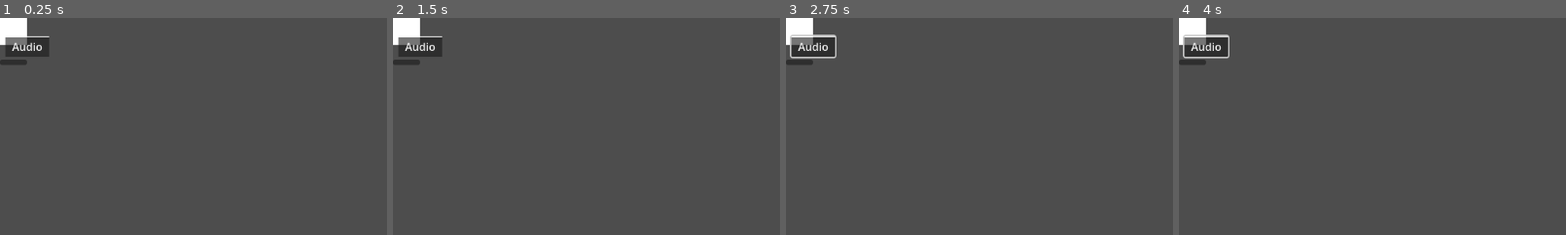
Above: before the commit, frames 1-4 (left to right).
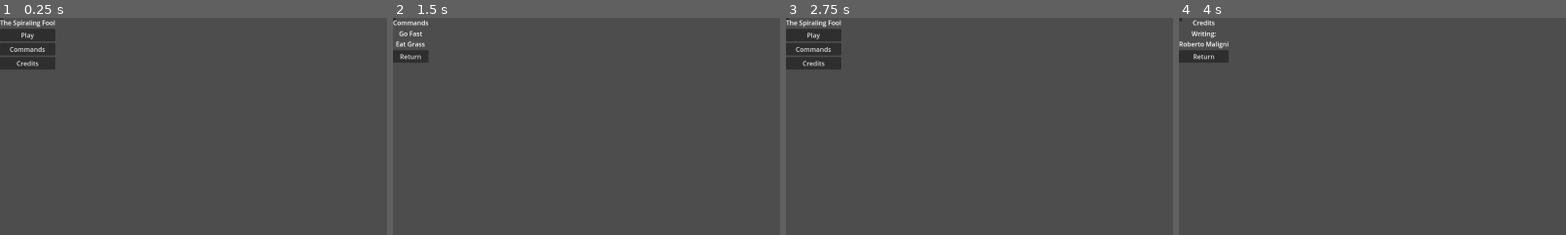
Above: after the commit, the same moments.

Repository: OscarPindaro/BossRushJam2025
Game: Godot game, scene res://scenes/controller/base_controller.tscn
Same seed, same stepped clock (60 frames per second), same inputs: the game is played once before the commit and once after it.
Inputs (mouse positions are % of the whole screen's width and height, from its top left; square brackets give the same spot before the commit, where the layout moved):
- Up to frame 1 (0.25 s): no input
- Up to frame 2 (1.5 s): click (0, 0) [0, 1] at 0.5 s; click (4, 7) at 1.25 s, where only the run after the commit has a clickable "Commands"
- Up to frame 3 (2.75 s): click (2, 9) at 2 s, where only the run after the commit has a clickable "Return"
- Up to frame 4 (4 s): click (4, 10) at 2.75 s, where only the run after the commit has a clickable "Credits"; tap Enter at 3.5 s; move the mouse to (72, 45) at 3.52 s
The pictures show only the part of the screen within x 0-50%, y 0-50%; the shares and areas given below are measured in that part.

The runs differ from the first frame. In frame 1, 2.3% of the frame differs, in the area x 0-15%, y 0-24%; in frame 2, 1.7%; in frame 3, 2.4%; in frame 4, 1.8%.
Error before the commit: Invalid assignment of property or key 'text' with value of type 'String' on a base object of type 'null instance'. (res://scenes/menu/buttons/AudioSlider/audio…

Commit message:
prima versione funzionante

Diff:
--- a/project.godot
+++ b/project.godot
@@ -15,6 +15,11 @@
 config/features=PackedStringArray("4.3", "GL Compatibility")
 config/icon="res://icon.svg"
 
+[display]
+
+window/size/viewport_width=1920
+window/size/viewport_height=1080
+
 [rendering]
 
 renderer/rendering_method="gl_compatibility"
--- a/scenes/controller/scene_dock.gd
+++ b/scenes/controller/scene_dock.gd
@@ -16,9 +16,15 @@
 	pass
 
 func _on_next_scene(game_scene: PackedScene) -> void:
-	var instance = game_scene.instantiate()
 
-	instance._next_scene.connect(_on_next_scene)
+	var instance
+	print(game_scene)
+	if game_scene != null:
+		instance = game_scene.instantiate()
+	else:
+		instance = first_scene.instantiate()
+
+	instance.next_scene.connect(_on_next_scene)
 
 	if instance.is_in_group("level"):
 		emit_signal("level_started")
--- a/scenes/menu/main_menu/main_menu.gd
+++ b/scenes/menu/base_menu.gd
@@ -1,10 +1,10 @@
 extends Control
+class_name BaseMenu
 
 signal next_scene(game_scene: PackedScene)
 
 # Called when the node enters the scene tree for the first time.
 func _ready() -> void:
-	print_tree()
 	pass # Replace with function body.
 
 
@@ -14,4 +14,5 @@
 
 
 func _on_next_scene(game_scene: PackedScene) -> void:
+
 	emit_signal("next_scene", game_scene)
--- a/scenes/menu/buttons/AudioSlider/audio_slider.gd
+++ b/scenes/menu/buttons/AudioSlider/audio_slider.gd
@@ -7,9 +7,14 @@
 
 # Called when the node enters the scene tree for the first time.
 func _ready() -> void:
-	$LabelContainer/Label.text = label_text
+	if label_text != null and !label_text.is_empty():
+		$LabelContainer/Label.text = label_text
+	else:
+		$LabelContainer/Label.text = name
 	bus_index = AudioServer.get_bus_index(bus_name)
-	$Volume.value = db_to_linear(AudioServer.get_bus_volume_db(bus_index))
+	print (bus_index)
+	print
+	$SliderContainer/Volume.value = db_to_linear(AudioServer.get_bus_volume_db(bus_index))
 
 
 # Called every frame. 'delta' is the elapsed time since the previous frame.
@@ -18,12 +23,12 @@
 
 
 func _on_volume_value_changed(value: float) -> void:
-	var volume_db = linear_to_db($Volume.value)
+	var volume_db = linear_to_db($SliderContainer/Volume.value)
 	AudioServer.set_bus_volume_db(bus_index, volume_db)
 
 
 func linear_to_db(value: float) -> float:
-	return 20 * (log(value/$Volume.max_value)/log(10) )if value > 0 else -80
+	return 20 * (log(value/$SliderContainer/Volume.max_value)/log(10) ) if value > 0 else -80
 
 func db_to_linear(value: float):
-	return pow(10, value/20) * $Volume.max_value
+	return pow(10, value/20) * $SliderContainer/Volume.max_value
--- a/scenes/menu/buttons/ButtonSceneChange/button_scene_change.gd
+++ b/scenes/menu/buttons/ButtonSceneChange/button_scene_change.gd
@@ -4,7 +4,7 @@
 
 @export var next_scene: PackedScene
 
-signal on_button_pressed(game_scene: PackedScene)
+signal scene_button_pressed(game_scene: PackedScene)
 
 # Called when the node enters the scene tree for the first time.
 func _ready() -> void:
@@ -18,5 +18,6 @@
 
 
 func _on_button_down() -> void:
-	emit_signal("button_pressed", next_scene)
+	print ("NextScene: ",  next_scene)
+	emit_signal("scene_button_pressed", next_scene)
 	pass # Replace with function body.
--- a/scenes/menu/buttons/ButtonSceneChange/button_scene_change.tscn
+++ b/scenes/menu/buttons/ButtonSceneChange/button_scene_change.tscn
@@ -1,10 +1,8 @@
-[gd_scene load_steps=2 format=3 uid="uid://gpah4ea7go8w"]
+[gd_scene load_steps=3 format=3 uid="uid://gpah4ea7go8w"]
 
+[ext_resource type="PackedScene" uid="uid://c72tadrko6hg0" path="res://scenes/menu/buttons/ButtonWrapper/button_wrapper.tscn" id="1_adlok"]
 [ext_resource type="Script" path="res://scenes/menu/buttons/ButtonSceneChange/button_scene_change.gd" id="1_v6rfm"]
 
-[node name="SceneChangeButton" type="Button"]
-offset_right = 8.0
-offset_bottom = 8.0
+[node name="ButtonSceneChange" instance=ExtResource("1_adlok")]
 script = ExtResource("1_v6rfm")
-
-[connection signal="button_down" from="." to="." method="_on_button_down"]
+next_scene = null
--- /dev/null
+++ b/scenes/menu/commands_menu/commands_menu.tscn
@@ -0,0 +1,46 @@
+[gd_scene load_steps=3 format=3 uid="uid://ci8munt5neoq7"]
+
+[ext_resource type="Script" path="res://scenes/menu/base_menu.gd" id="1_2pwis"]
+[ext_resource type="PackedScene" uid="uid://gpah4ea7go8w" path="res://scenes/menu/buttons/ButtonSceneChange/button_scene_change.tscn" id="2_sflbv"]
+
+[node name="CommandsMenu" type="Control"]
+layout_mode = 3
+anchors_preset = 15
+anchor_right = 1.0
+anchor_bottom = 1.0
+grow_horizontal = 2
+grow_vertical = 2
+script = ExtResource("1_2pwis")
+
+[node name="CanvasLayer" type="CanvasLayer" parent="."]
+
+[node name="ColorRect" type="ColorRect" parent="CanvasLayer"]
+visible = false
+offset_right = 40.0
+offset_bottom = 40.0
+
+[node name="NinePatchRect" type="NinePatchRect" parent="CanvasLayer"]
+offset_right = 40.0
+offset_bottom = 40.0
+
+[node name="VBoxContainer" type="VBoxContainer" parent="CanvasLayer/NinePatchRect"]
+layout_mode = 0
+offset_right = 40.0
+offset_bottom = 40.0
+
+[node name="Title" type="Label" parent="CanvasLayer/NinePatchRect/VBoxContainer"]
+layout_mode = 2
+text = "Commands"
+horizontal_alignment = 1
+
+[node name="Body" type="Label" parent="CanvasLayer/NinePatchRect/VBoxContainer"]
+layout_mode = 2
+text = "Go Fast
+Eat Grass"
+horizontal_alignment = 1
+
+[node name="ReturnButton" parent="CanvasLayer/NinePatchRect/VBoxContainer" instance=ExtResource("2_sflbv")]
+layout_mode = 2
+text = "Return"
+
+[connection signal="scene_button_pressed" from="CanvasLayer/NinePatchRect/VBoxContainer/ReturnButton" to="." method="_on_next_scene"]
--- /dev/null
+++ b/scenes/menu/credits_menu/credits_menu.tscn
@@ -0,0 +1,46 @@
+[gd_scene load_steps=3 format=3 uid="uid://b0r22s7oyogmi"]
+
+[ext_resource type="Script" path="res://scenes/menu/base_menu.gd" id="1_skmpt"]
+[ext_resource type="PackedScene" uid="uid://gpah4ea7go8w" path="res://scenes/menu/buttons/ButtonSceneChange/button_scene_change.tscn" id="2_2mrns"]
+
+[node name="CreditsMenu" type="Control"]
+layout_mode = 3
+anchors_preset = 15
+anchor_right = 1.0
+anchor_bottom = 1.0
+grow_horizontal = 2
+grow_vertical = 2
+script = ExtResource("1_skmpt")
+
+[node name="CanvasLayer" type="CanvasLayer" parent="."]
+
+[node name="ColorRect" type="ColorRect" parent="CanvasLayer"]
+visible = false
+offset_right = 40.0
+offset_bottom = 40.0
+
+[node name="NinePatchRect" type="NinePatchRect" parent="CanvasLayer"]
+offset_right = 40.0
+offset_bottom = 40.0
+
+[node name="VBoxContainer" type="VBoxContainer" parent="CanvasLayer/NinePatchRect"]
+layout_mode = 0
+offset_right = 40.0
+offset_bottom = 40.0
+
+[node name="Title" type="Label" parent="CanvasLayer/NinePatchRect/VBoxContainer"]
+layout_mode = 2
+text = "Credits"
+horizontal_alignment = 1
+
+[node name="Body" type="Label" parent="CanvasLayer/NinePatchRect/VBoxContainer"]
+layout_mode = 2
+text = "Writing:
+Roberto Maligni"
+horizontal_alignment = 1
+
+[node name="ReturnButton" parent="CanvasLayer/NinePatchRect/VBoxContainer" instance=ExtResource("2_2mrns")]
+layout_mode = 2
+text = "Return"
+
+[connection signal="scene_button_pressed" from="CanvasLayer/NinePatchRect/VBoxContainer/ReturnButton" to="." method="_on_next_scene"]
--- a/scenes/menu/main_menu/main_menu.tscn
+++ b/scenes/menu/main_menu/main_menu.tscn
@@ -1,7 +1,9 @@
-[gd_scene load_steps=3 format=3 uid="uid://cnlm6ho48juqv"]
+[gd_scene load_steps=5 format=3 uid="uid://cnlm6ho48juqv"]
 
-[ext_resource type="Script" path="res://scenes/menu/main_menu/main_menu.gd" id="1_442v6"]
+[ext_resource type="Script" path="res://scenes/menu/base_menu.gd" id="1_2642x"]
 [ext_resource type="PackedScene" uid="uid://gpah4ea7go8w" path="res://scenes/menu/buttons/ButtonSceneChange/button_scene_change.tscn" id="2_t0ysj"]
+[ext_resource type="PackedScene" uid="uid://b0r22s7oyogmi" path="res://scenes/menu/credits_menu/credits_menu.tscn" id="3_67rq3"]
+[ext_resource type="PackedScene" uid="uid://ci8munt5neoq7" path="res://scenes/menu/commands_menu/commands_menu.tscn" id="3_niwag"]
 
 [node name="MainMenu" type="Control"]
 layout_mode = 3
@@ -10,28 +12,43 @@
 anchor_bottom = 1.0
 grow_horizontal = 2
 grow_vertical = 2
-script = ExtResource("1_442v6")
+script = ExtResource("1_2642x")
 
-[node name="Background" type="Sprite2D" parent="."]
+[node name="CanvasLayer" type="CanvasLayer" parent="."]
 
-[node name="Title" type="Label" parent="."]
+[node name="MarginContainer" type="MarginContainer" parent="CanvasLayer"]
+offset_right = 40.0
+offset_bottom = 40.0
+
+[node name="Background" type="Sprite2D" parent="CanvasLayer"]
+
+[node name="NinePatchRect" type="NinePatchRect" parent="CanvasLayer"]
+offset_right = 40.0
+offset_bottom = 40.0
+
+[node name="VBoxContainer" type="VBoxContainer" parent="CanvasLayer/NinePatchRect"]
 layout_mode = 0
 offset_right = 40.0
-offset_bottom = 23.0
+offset_bottom = 40.0
+
+[node name="Title" type="Label" parent="CanvasLayer/NinePatchRect/VBoxContainer"]
+layout_mode = 2
 text = "The Spiraling Fool"
 
-[node name="PlayButton" parent="." instance=ExtResource("2_t0ysj")]
-layout_mode = 0
+[node name="PlayButton" parent="CanvasLayer/NinePatchRect/VBoxContainer" instance=ExtResource("2_t0ysj")]
+layout_mode = 2
 text = "Play"
 
-[node name="CommandsButton" parent="." instance=ExtResource("2_t0ysj")]
-layout_mode = 0
+[node name="CommandsButton" parent="CanvasLayer/NinePatchRect/VBoxContainer" instance=ExtResource("2_t0ysj")]
+layout_mode = 2
 text = "Commands"
+next_scene = ExtResource("3_niwag")
 
-[node name="CreditsButton" parent="." instance=ExtResource("2_t0ysj")]
-layout_mode = 0
+[node name="CreditsButton" parent="CanvasLayer/NinePatchRect/VBoxContainer" instance=ExtResource("2_t0ysj")]
+layout_mode = 2
 text = "Credits"
+next_scene = ExtResource("3_67rq3")
 
-[connection signal="on_button_pressed" from="PlayButton" to="." method="_on_next_scene"]
-[connection signal="on_button_pressed" from="CommandsButton" to="." method="_on_next_scene"]
-[connection signal="on_button_pressed" from="CreditsButton" to="." method="_on_next_scene"]
+[connection signal="scene_button_pressed" from="CanvasLayer/NinePatchRect/VBoxContainer/PlayButton" to="." method="_on_next_scene"]
+[connection signal="scene_button_pressed" from="CanvasLayer/NinePatchRect/VBoxContainer/CommandsButton" to="." method="_on_next_scene"]
+[connection signal="scene_button_pressed" from="CanvasLayer/NinePatchRect/VBoxContainer/CreditsButton" to="." method="_on_next_scene"]
--- a/scenes/menu/settings_menu/settings_menu.gd
+++ b/scenes/menu/settings_menu/settings_menu.gd
@@ -3,8 +3,10 @@
 
 # Called when the node enters the scene tree for the first time.
 func _ready() -> void:
+	print("Why visible?")
 	visible = false
-	pass # Replace with function body.
+	_switch_visibility(visible)
+	print(visible)
 
 
 # Called every frame. 'delta' is the elapsed time since the previous frame.
@@ -14,4 +16,10 @@
 func _on_settings_switched() -> void:
 	get_tree().paused = !get_tree().paused
 	visible = !visible
+	_switch_visibility(visible)
 	emit_signal("settings_switched")
+
+func _switch_visibility(visible : bool):
+	var children = get_children()
+	for child in children:
+		child.visible = visible
--- a/scenes/menu/settings_menu/settings_menu.tscn
+++ b/scenes/menu/settings_menu/settings_menu.tscn
@@ -1,8 +1,8 @@
 [gd_scene load_steps=4 format=3 uid="uid://b2kq5erlme841"]
 
-[ext_resource type="Script" path="res://scenes/menu/settings_menu/return_button.gd" id="1_acx5j"]
 [ext_resource type="Script" path="res://scenes/menu/settings_menu/settings_menu.gd" id="1_x4glt"]
-[ext_resource type="Script" path="res://scenes/menu/buttons/AudioSlider/audio_slider.gd" id="2_5ffgv"]
+[ext_resource type="PackedScene" uid="uid://c4xlqnbj00kf8" path="res://scenes/menu/buttons/AudioSlider/audio_slider.tscn" id="2_uoakn"]
+[ext_resource type="PackedScene" uid="uid://c72tadrko6hg0" path="res://scenes/menu/buttons/ButtonWrapper/button_wrapper.tscn" id="3_oh6vn"]
 
 [node name="SettingsMenu" type="Control"]
 layout_mode = 3
@@ -16,24 +16,26 @@
 [node name="CanvasLayer" type="CanvasLayer" parent="."]
 
 [node name="MarginContainer" type="MarginContainer" parent="CanvasLayer"]
-offset_right = 40.0
-offset_bottom = 40.0
+offset_right = 1920.0
+offset_bottom = 1080.0
 
 [node name="ColorRect" type="ColorRect" parent="CanvasLayer"]
-offset_right = 40.0
-offset_bottom = 40.0
+offset_right = 1920.0
+offset_bottom = 1080.0
 
 [node name="NinePatchRect" type="NinePatchRect" parent="CanvasLayer"]
-offset_right = 40.0
-offset_bottom = 40.0
+offset_right = 1920.0
+offset_bottom = 1080.0
 
 [node name="VBoxContainer" type="VBoxContainer" parent="CanvasLayer/NinePatchRect"]
 layout_mode = 0
-offset_right = 40.0
-offset_bottom = 40.0
+offset_right = 1920.0
+offset_bottom = 1080.0
 
 [node name="Label" type="Label" parent="CanvasLayer/NinePatchRect/VBoxContainer"]
 layout_mode = 2
+text = "Settings"
+horizontal_alignment = 1
 
 [node name="TabContainer" type="TabContainer" parent="CanvasLayer/NinePatchRect/VBoxContainer"]
 layout_mode = 2
@@ -51,20 +53,19 @@
 [node name="VBoxContainer" type="VBoxContainer" parent="CanvasLayer/NinePatchRect/VBoxContainer/TabContainer/Audio/MarginContainer"]
 layout_mode = 2
 
-[node name="MasterSlider" type="HBoxContainer" parent="CanvasLayer/NinePatchRect/VBoxContainer/TabContainer/Audio/MarginContainer/VBoxContainer"]
+[node name="MasterSlider" parent="CanvasLayer/NinePatchRect/VBoxContainer/TabContainer/Audio/MarginContainer/VBoxContainer" instance=ExtResource("2_uoakn")]
 layout_mode = 2
-script = ExtResource("2_5ffgv")
+bus_name = "Master"
 
-[node name="MusicSlider" type="HBoxContainer" parent="CanvasLayer/NinePatchRect/VBoxContainer/TabContainer/Audio/MarginContainer/VBoxContainer"]
+[node name="MusicSlider" parent="CanvasLayer/NinePatchRect/VBoxContainer/TabContainer/Audio/MarginContainer/VBoxContainer" instance=ExtResource("2_uoakn")]
 layout_mode = 2
-script = ExtResource("2_5ffgv")
+bus_name = "Master"
 
-[node name="SFXSlider" type="HBoxContainer" parent="CanvasLayer/NinePatchRect/VBoxContainer/TabContainer/Audio/MarginContainer/VBoxContainer"]
+[node name="SFXSlider" parent="CanvasLayer/NinePatchRect/VBoxContainer/TabContainer/Audio/MarginContainer/VBoxContainer" instance=ExtResource("2_uoakn")]
 layout_mode = 2
-script = ExtResource("2_5ffgv")
+bus_name = "Master"
 
-[node name="ReturnButton" type="Button" parent="CanvasLayer/NinePatchRect/VBoxContainer"]
+[node name="ButtonWrapper" parent="CanvasLayer/NinePatchRect/VBoxContainer" instance=ExtResource("3_oh6vn")]
 layout_mode = 2
-script = ExtResource("1_acx5j")
 
-[connection signal="button_down" from="CanvasLayer/NinePatchRect/VBoxContainer/ReturnButton" to="." method="_on_settings_switched"]
+[connection signal="button_down" from="CanvasLayer/NinePatchRect/VBoxContainer/ButtonWrapper" to="." method="_on_settings_switched"]
Binary file added: scenes/menu/commands_menu/NicePng_settings-icon-png_1344785.png
Not shown, added: scenes/menu/commands_menu/NicePng_settings-icon-png_1344785.png.import
